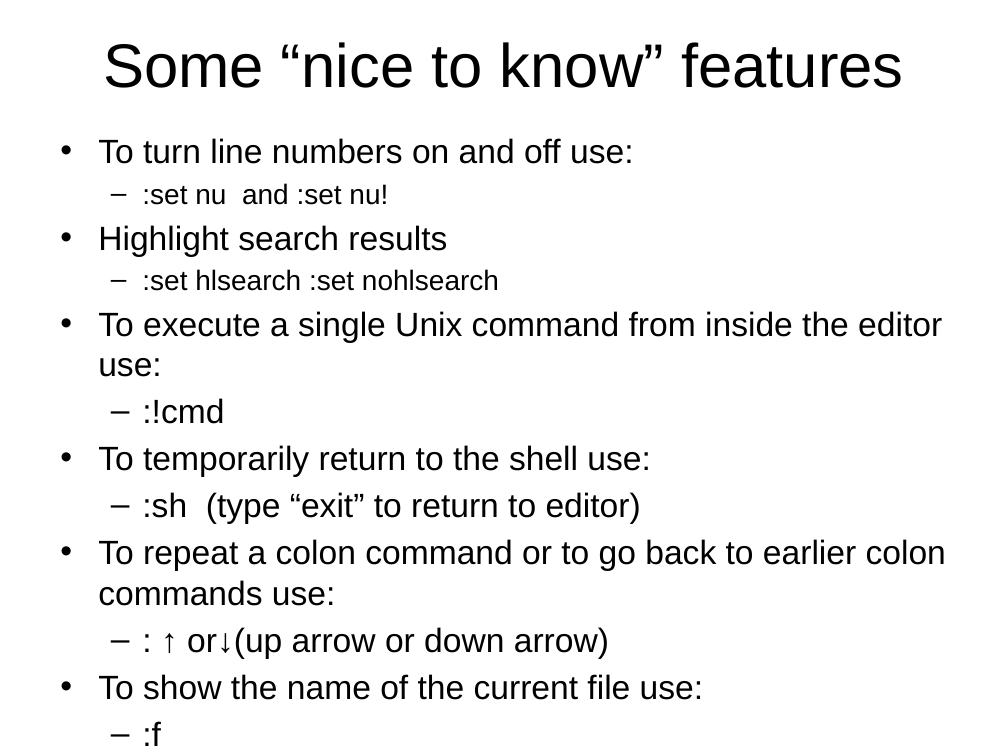
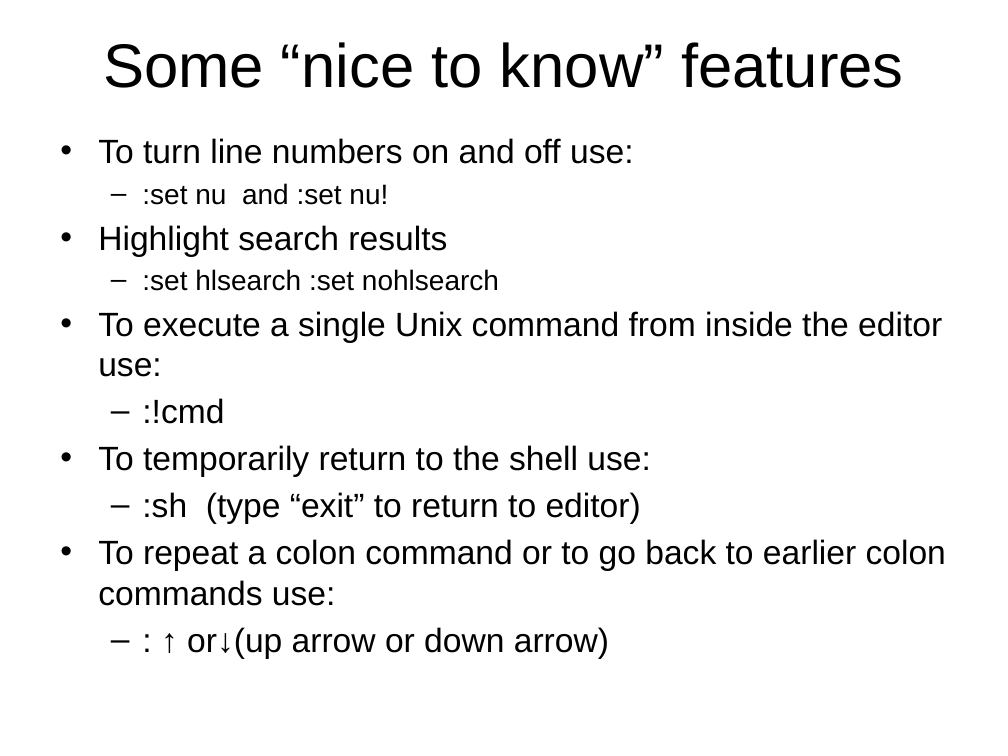
Before and after one commit to jb23lm87/OS-prednasky, a slide deck: slide 26 of LC UNIX/vi editor 1.pptx. Drawn at 1008x756 pixels with LibreOffice and Linux fonts; fonts in the diff are those of the drawing. Boxes give left, top, right and bottom in pixels: in the first picture for what was removed or moved away, otherwise in the second. Text is boxed around its words. In the diff, an @@ line names an element or a change of style, - is before the commit and + after.

```diff
--- a/LC UNIX/vi editor 1.pptx
+++ b/LC UNIX/vi editor 1.pptx
@@ text at [98,674,703,746]: paragraphs removed @@
-• To show the name of the current file use:
-  – :f
```
Also in this commit, not shown: 2 other slides changed, 1 slide added, 2 slides removed.
